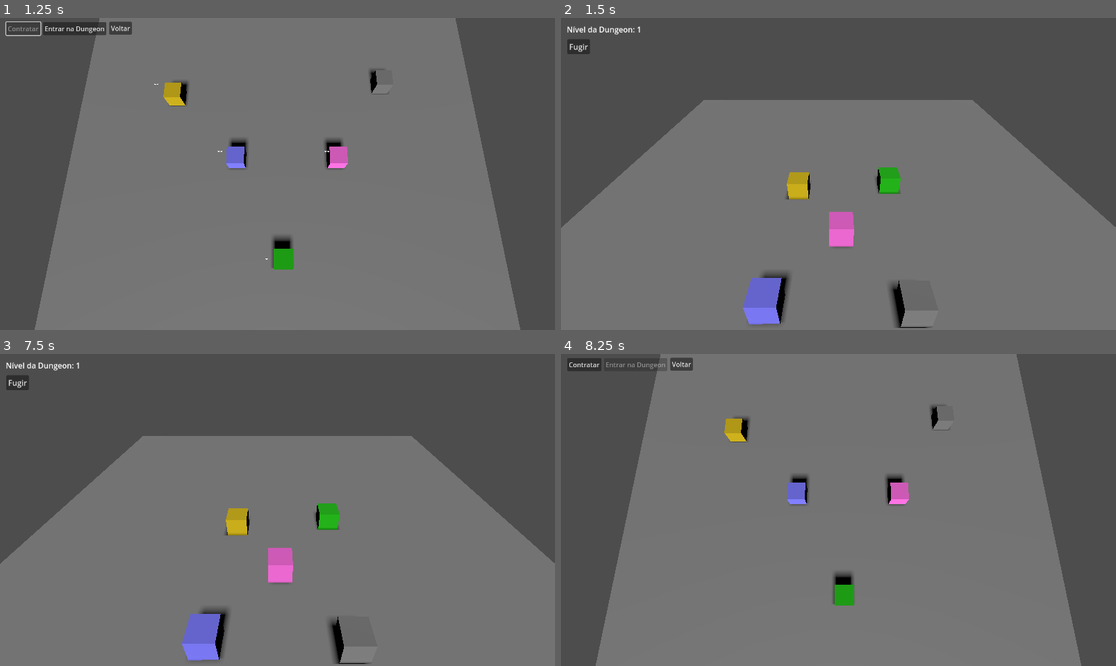
Above: before the commit, frames 1-4 (two rows, left to right).
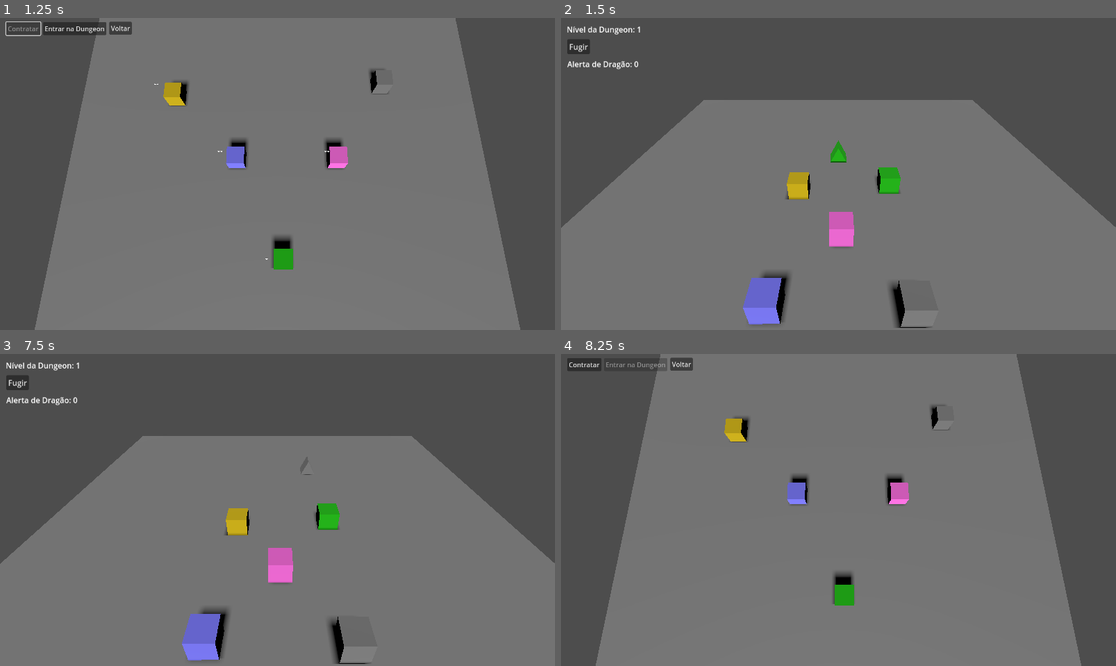
Above: after the commit, the same moments.

Repository: lazaromenezes/dungeon-explorer-godot
Game: Godot game, scene res://scenes/tavern/tavern.tscn
Same seed, same stepped clock (60 frames per second), same inputs: the game is played once before the commit and once after it.
Inputs:
- Up to frame 1 (1.25 s): click "Contratar" at 0.5 s
- Up to frame 2 (1.5 s): click "Entrar na Dungeon" at 1.25 s
- Up to frame 3 (7.5 s): click "Fugir" at 2 s; click "Voltar" at 2.75 s; click "Novo Jogo" at 3.5 s; click "Contratar" at 4.25 s; click "Voltar" at 5 s; click "Novo Jogo" at 5.75 s; click "Contratar" at 6.5 s; click "Entrar na Dungeon" at 7.25 s
- Up to frame 4 (8.25 s): click "Fugir" at 8 s

Frame 1 is identical in both runs. In frame 2, 0.3% of the frame differs, in the area x 1-52%, y 13-47%; in frame 3, 0.1%; in frame 4, nothing differs.
Error before the commit: Invalid access to property or key 'enemy_stats' on a base object of type 'Nil'. (res://scenes/dungeon/dungeon.gd:61)

Commit message:
Add dragon rolling

Diff:
--- a/scenes/dungeon/dungeon.gd
+++ b/scenes/dungeon/dungeon.gd
@@ -5,7 +5,7 @@
 const DRAGON_AWERENESS: String = "Alerta de Dragão: %d"
 
 @export var dungeon_level: int = 0
-@export var rollable_hazards: Array[Node]
+@export var rollable_hazards: Array[Enemy]
 
 var _selected_hireling: Hireling
 var _dragon_awereness: int = 0
@@ -55,7 +55,7 @@
 func _roll_hazards():
 	var max_allowed_hazards = min(dungeon_level, MAX_HAZARDS) - _dragon_awereness;
 
-	var rolled = [Node]
+	var rolled : Array[EnemyStats] = []
 
 	for i in range(max_allowed_hazards):
 		rolled.append(rollable_hazards.pick_random().enemy_stats);
@@ -69,7 +69,7 @@
 
 	get_tree().call_group("enemies_group", "define_health", rolled_group)
 
-	if $Dragon.enemy_stats in rolled_group.keys():
+	if $Dragon.enemy_stats in rolled_group:
 		_dragon_awereness += rolled_group[$Dragon.enemy_stats]
 		$HUD/DragonAwereness.text = DRAGON_AWERENESS % _dragon_awereness
 
--- a/scenes/dungeon/dungeon.tscn
+++ b/scenes/dungeon/dungeon.tscn
@@ -19,8 +19,9 @@
 [sub_resource type="BoxMesh" id="BoxMesh_4whfm"]
 size = Vector3(5, 0.2, 5)
 
-[node name="Dungeon" type="Node3D"]
+[node name="Dungeon" type="Node3D" node_paths=PackedStringArray("rollable_hazards")]
 script = ExtResource("1_djhe0")
+rollable_hazards = [NodePath("Dragon"), NodePath("Enemies/Slime"), NodePath("Enemies/Goblin"), NodePath("Enemies/Skeleton")]
 
 [node name="Scenario" type="Node" parent="."]
 
@@ -132,12 +133,12 @@
 text = "Voltar para taverna!"
 
 [node name="DragonAwereness" type="Label" parent="HUD"]
-visible = false
 layout_mode = 0
+offset_left = 13.0
 offset_top = 84.0
-offset_right = 40.0
-offset_bottom = 107.0
-text = "Alerta de Dragão: %d"
+offset_right = 161.0
+offset_bottom = 110.0
+text = "Alerta de Dragão: 0"
 
 [node name="Dragon" parent="." instance=ExtResource("12_ykxjg")]
 transform = Transform3D(1, 0, 0, 0, 1, 0, 0, 0, 1, 0, 0.1544, -0.773635)
